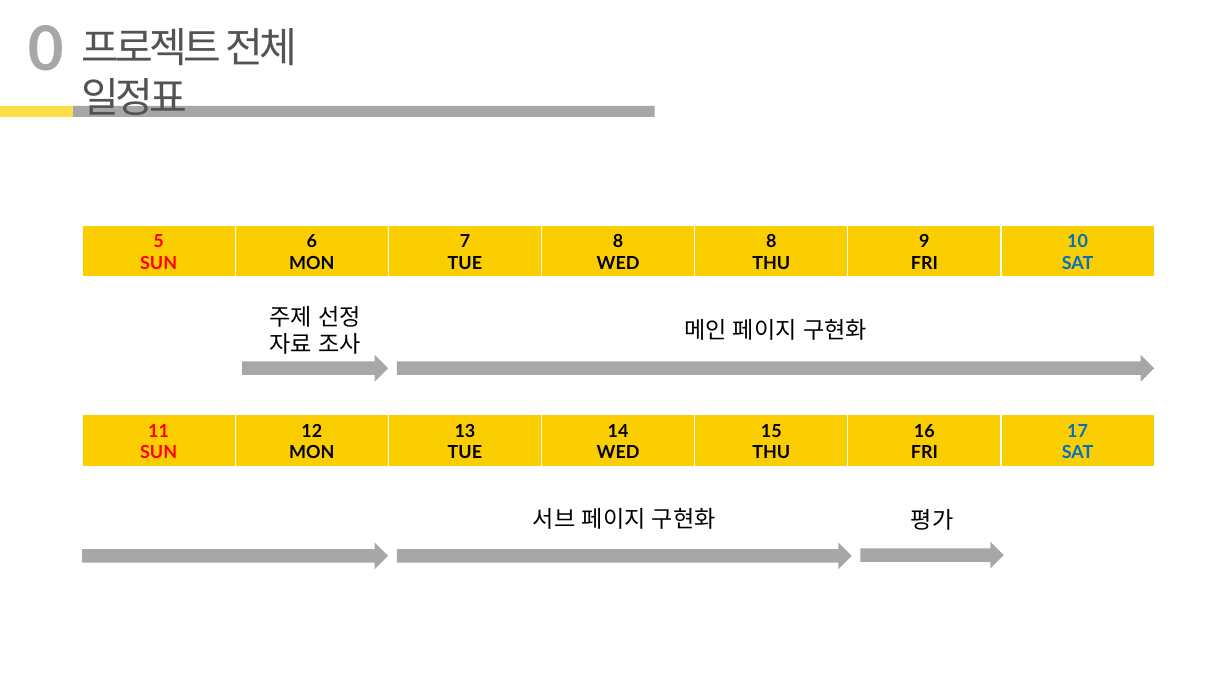
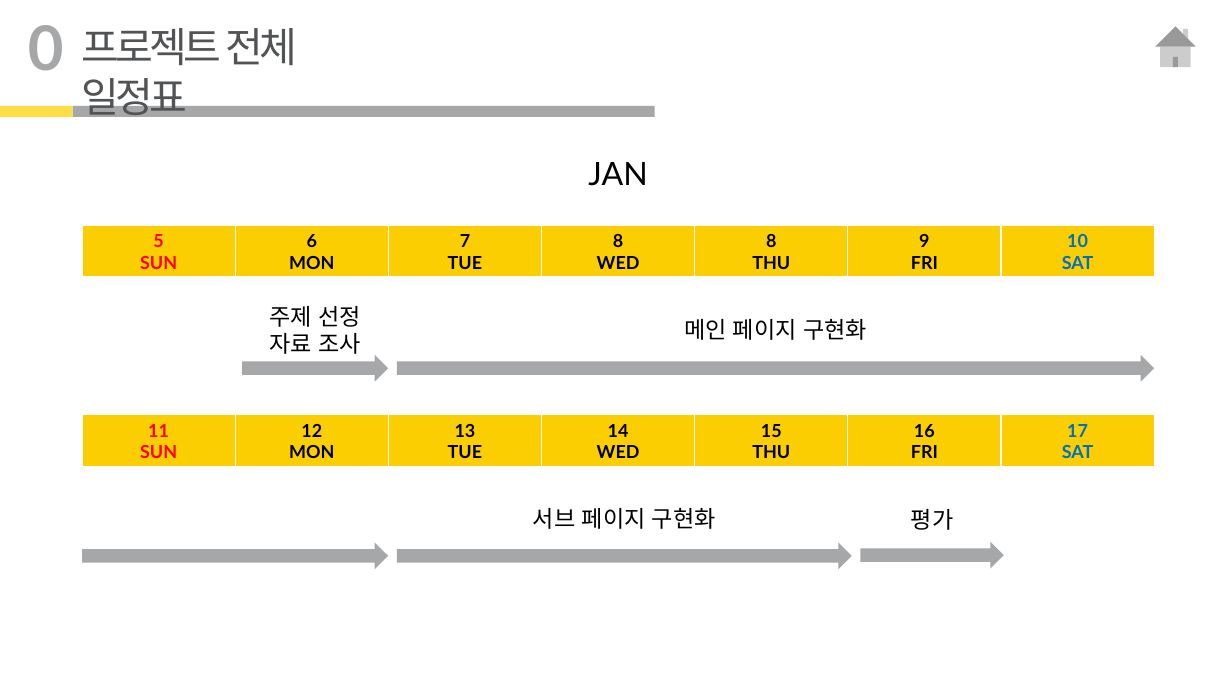
Before and after one commit to dhekdo/project_4, a slide deck: slide 2 of project_4.pptx. Drawn at 1232x693 pixels with LibreOffice and Linux fonts; fonts in the diff are those of the drawing. Boxes give left, top, right and bottom in pixels: in the first picture for what was removed or moved away, otherwise in the second. Text is boxed around its words. In the diff, an @@ line names an element or a change of style, - is before the commit and + after.

```diff
--- a/project_4.pptx
+++ b/project_4.pptx
@@ action button home added at (x1=1149, y1=18, x2=1203, y2=76), fill #FFFFFF @@
@@ text added at (x1=588, y1=162, x2=647, y2=186), 25 pt, text #000000 @@
+JAN
```
Also in this commit, not shown: 11 other slides changed, 5 other files.
